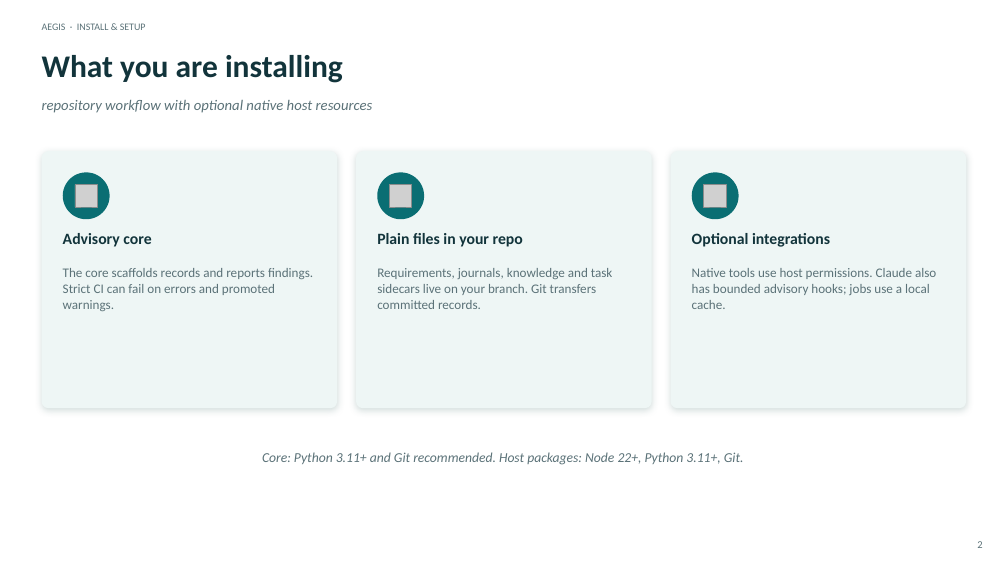
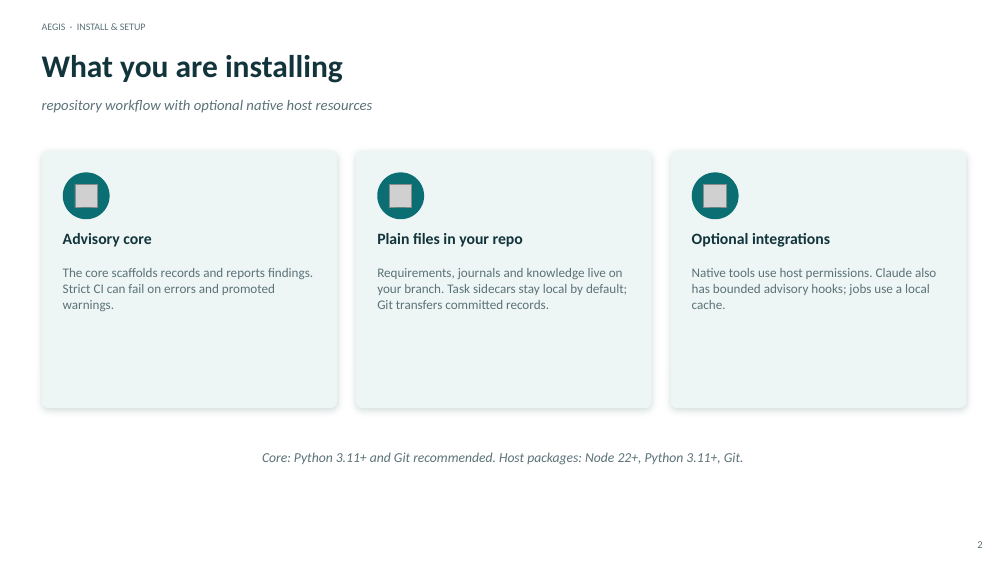
Before and after one commit to DDP-Engineering/Agentic_Engineering_Governance_Integrity_System, a slide deck: slide 2 of 06_SoftwareDocu/01_Install_and_Setup.pptx. Drawn at 1008x567 pixels with LibreOffice and Linux fonts; fonts in the diff are those of the drawing; grey boxes stand for pictures. Boxes give left, top, right and bottom in pixels: in the first picture for what was removed or moved away, otherwise in the second. Text is boxed around its words. In the diff, an @@ line names an element or a change of style, - is before the commit and + after.

```diff
--- a/06_SoftwareDocu/01_Install_and_Setup.pptx
+++ b/06_SoftwareDocu/01_Install_and_Setup.pptx
@@ text at (x1=377, y1=268, x2=627, y2=309): text changed @@
-Requirements, journals, knowledge and task sidecars live on your branch. Git transfers committed records.
+Requirements, journals and knowledge live on your branch. Task sidecars stay local by default; Git transfers committed records.
```
Also in this commit, not shown: 3 other slides changed, 30 other files.
